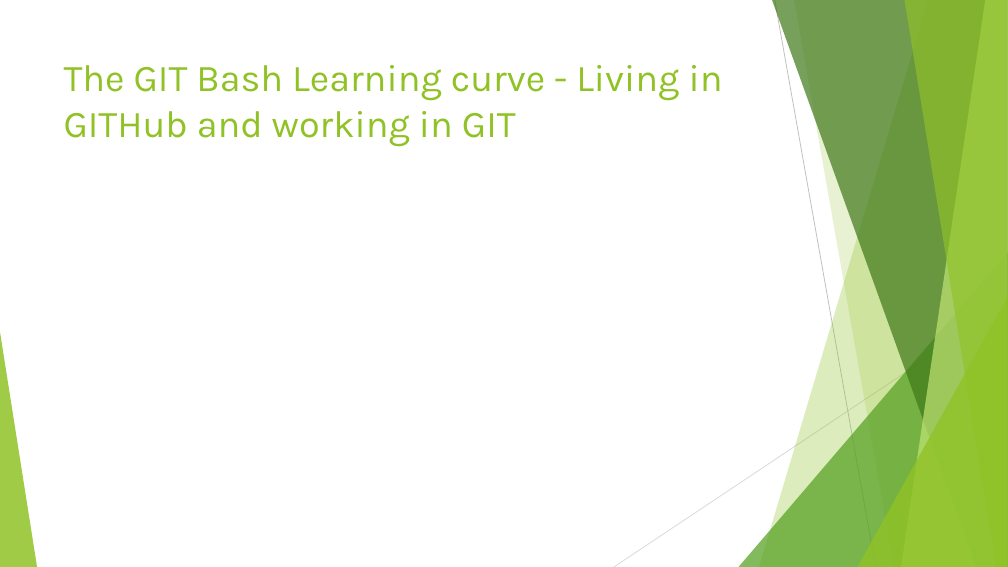
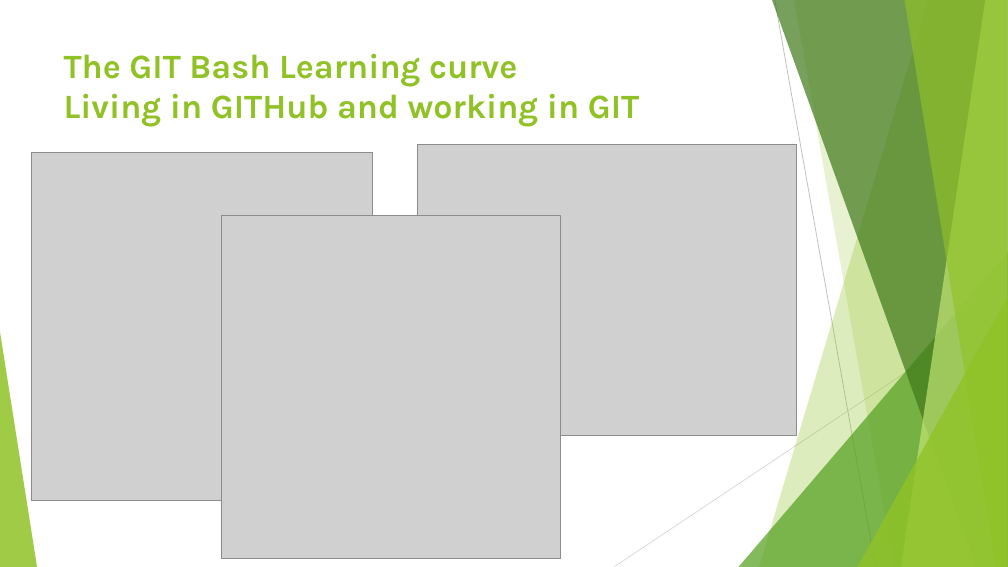
Before and after one commit to Project6/Planit, a slide deck: slide 12 of Final Project Documentation/CSC521.pptx. Drawn at 1008x567 pixels with LibreOffice and Linux fonts; fonts in the diff are those of the drawing; grey boxes stand for pictures. Boxes give left, top, right and bottom in pixels: in the first picture for what was removed or moved away, otherwise in the second. Text is boxed around its words. In the diff, an @@ line names an element or a change of style, - is before the commit and + after.

```diff
--- a/Final Project Documentation/CSC521.pptx
+++ b/Final Project Documentation/CSC521.pptx
@@ title at box(64, 54, 639, 127): text changed; size 36 to 32.4 pt; bold on @@
-The GIT Bash Learning curve - Living in GITHub and working in GIT
+The GIT Bash Learning curve
+Living in GITHub and working in GIT
@@ picture added at box(417, 144, 796, 436) @@
@@ picture added at box(31, 152, 373, 501) @@
@@ picture added at box(221, 216, 560, 560) @@
```
Also in this commit, not shown: 1 other slide changed.
